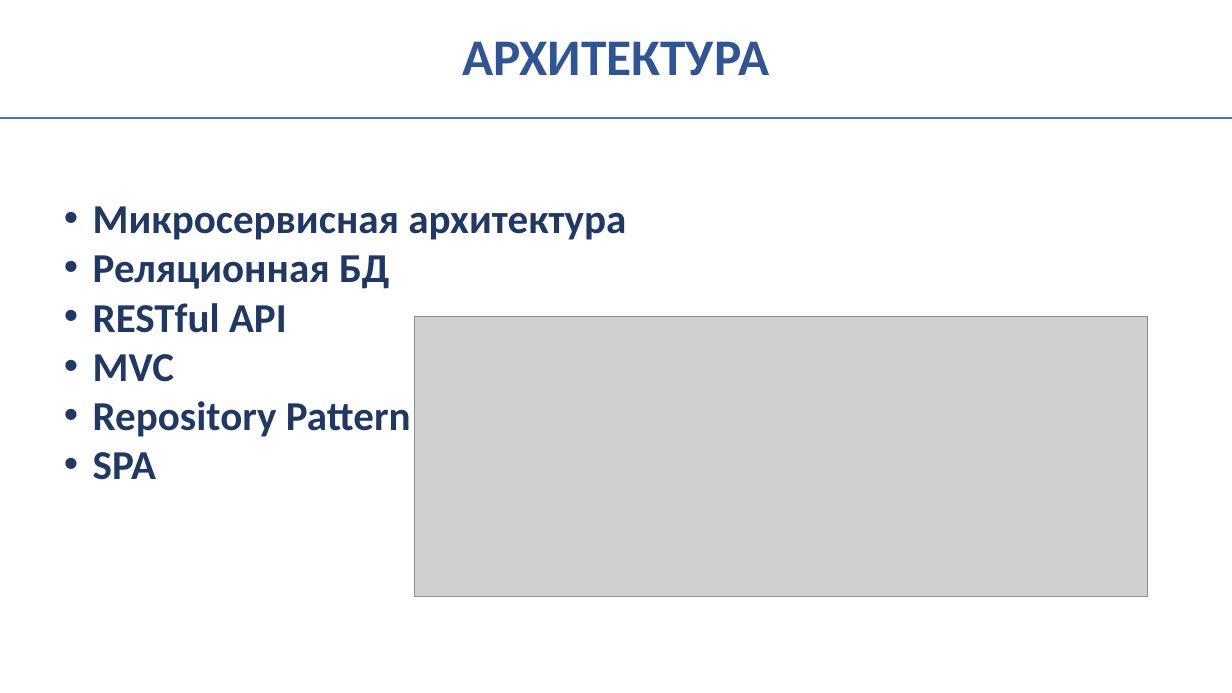
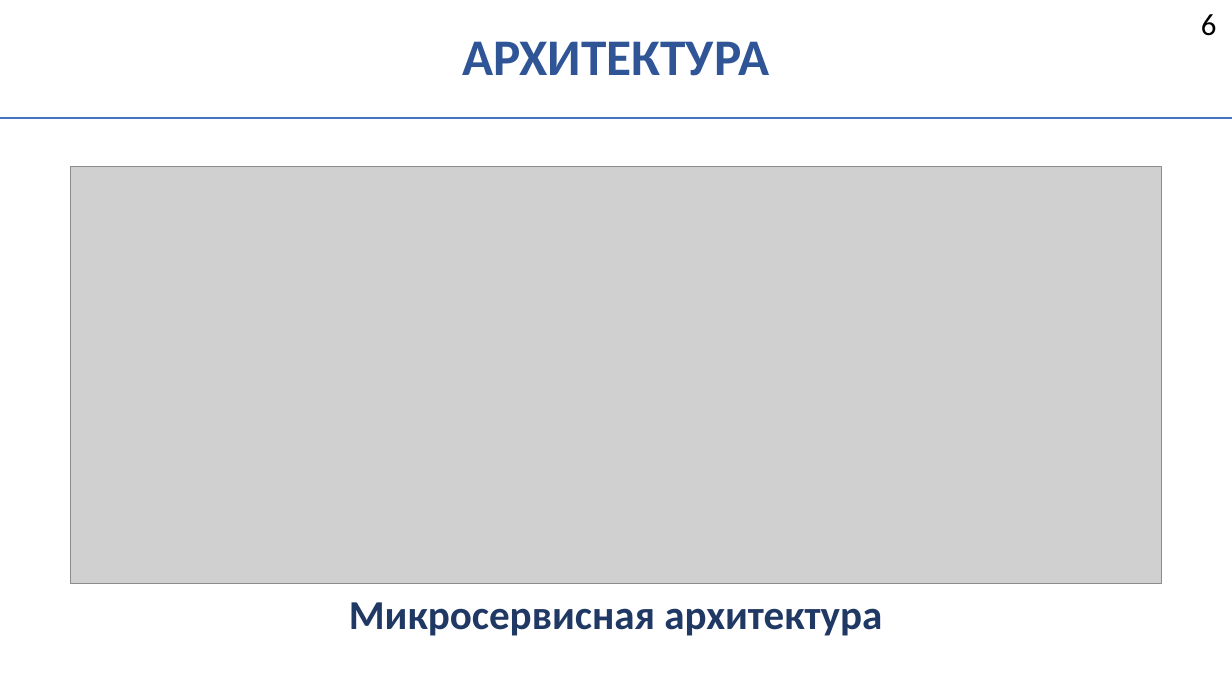
Before and after one commit to LeOneMoe/auto-credit, a slide deck: slide 6 of docs/Presentation.pptx. Drawn at 1232x693 pixels with LibreOffice and Linux fonts; fonts in the diff are those of the drawing; grey boxes stand for pictures. Boxes give left, top, right and bottom in pixels: in the first picture for what was removed or moved away, otherwise in the second. Text is boxed around its words. In the diff, an @@ line names an element or a change of style, - is before the commit and + after.

```diff
--- a/docs/Presentation.pptx
+++ b/docs/Presentation.pptx
@@ text added at bbox=[1201, 14, 1217, 36], 24 pt, text #000000 @@
+6
@@ picture: place and size @@
-picture at bbox=[415, 317, 1148, 597]
+picture at bbox=[71, 166, 1162, 583]
@@ text at bbox=[93, 255, 411, 480]: paragraphs removed @@
-• Реляционная БД
-• RESTful API
-• MVC
-• Repository Pattern
-• SPA
@@ text "Микросервисная архитектура": place and size @@
-text "Микросервисная архитектура" at bbox=[93, 206, 626, 480]
+text "Микросервисная архитектура" at bbox=[349, 602, 882, 636]
@@ text "Микросервисная архитектура" at bbox=[349, 602, 882, 636]: alignment left to centre; bullet • to none @@
```
Also in this commit, not shown: 15 other slides changed, 2 slides added, 1 slide removed, 1 other file.
